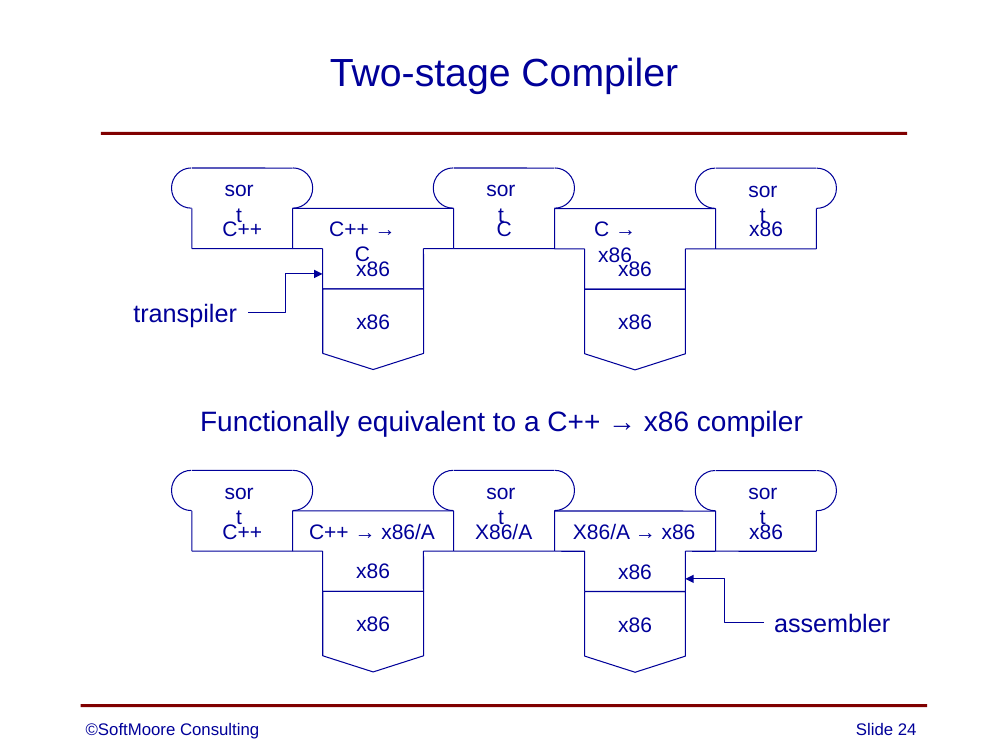
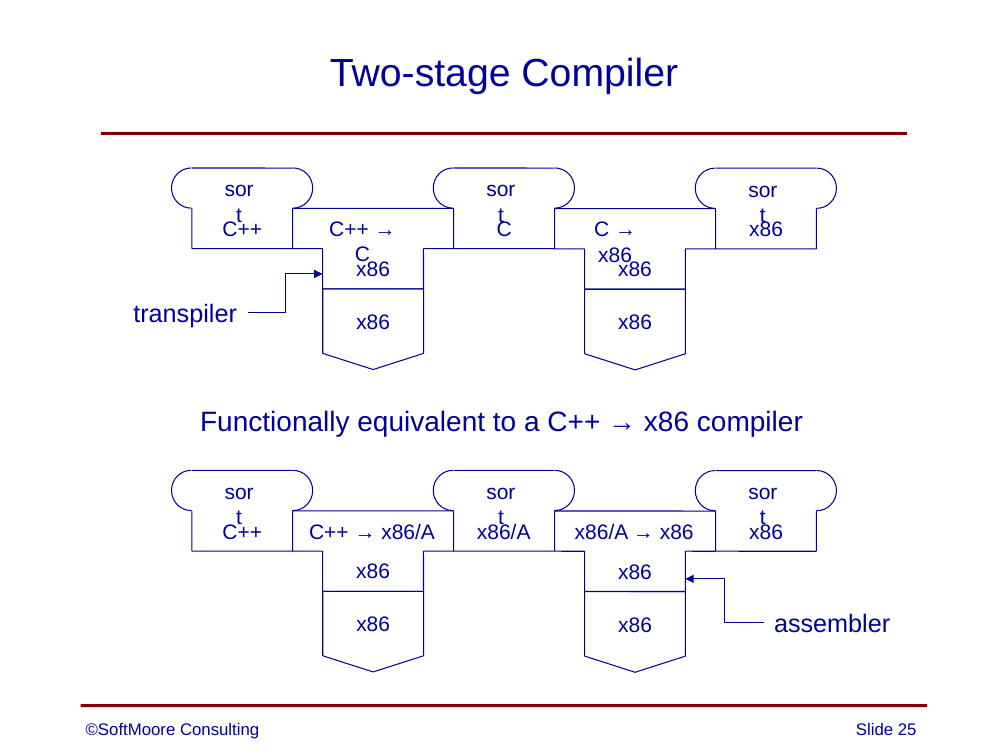
Before and after one commit to SoftMoore/CPRL-Kt-2nd, a slide deck: slide 25 of PowerPoints/01 - Overview of Compilers.pptx (slide 24 before the commit). Drawn at 1008x756 pixels with LibreOffice and Linux fonts; fonts in the diff are those of the drawing. Boxes give left, top, right and bottom in pixels: in the first picture for what was removed or moved away, otherwise in the second. Text is boxed around its words. In the diff, an @@ line names an element or a change of style, - is before the commit and + after.

```diff
--- a/PowerPoints/01 - Overview of Compilers.pptx
+++ b/PowerPoints/01 - Overview of Compilers.pptx
@@ text at (477,522,531,540): text changed @@
-X86/A
+x86/A
@@ text at (575,523,694,540): text changed @@
-X86/A → x86
+x86/A → x86
@@ page number at (856,723,917,735): text changed @@
-Slide 24
+Slide 25
```
Also in this commit, not shown: 1 slide added, 1 other file.
